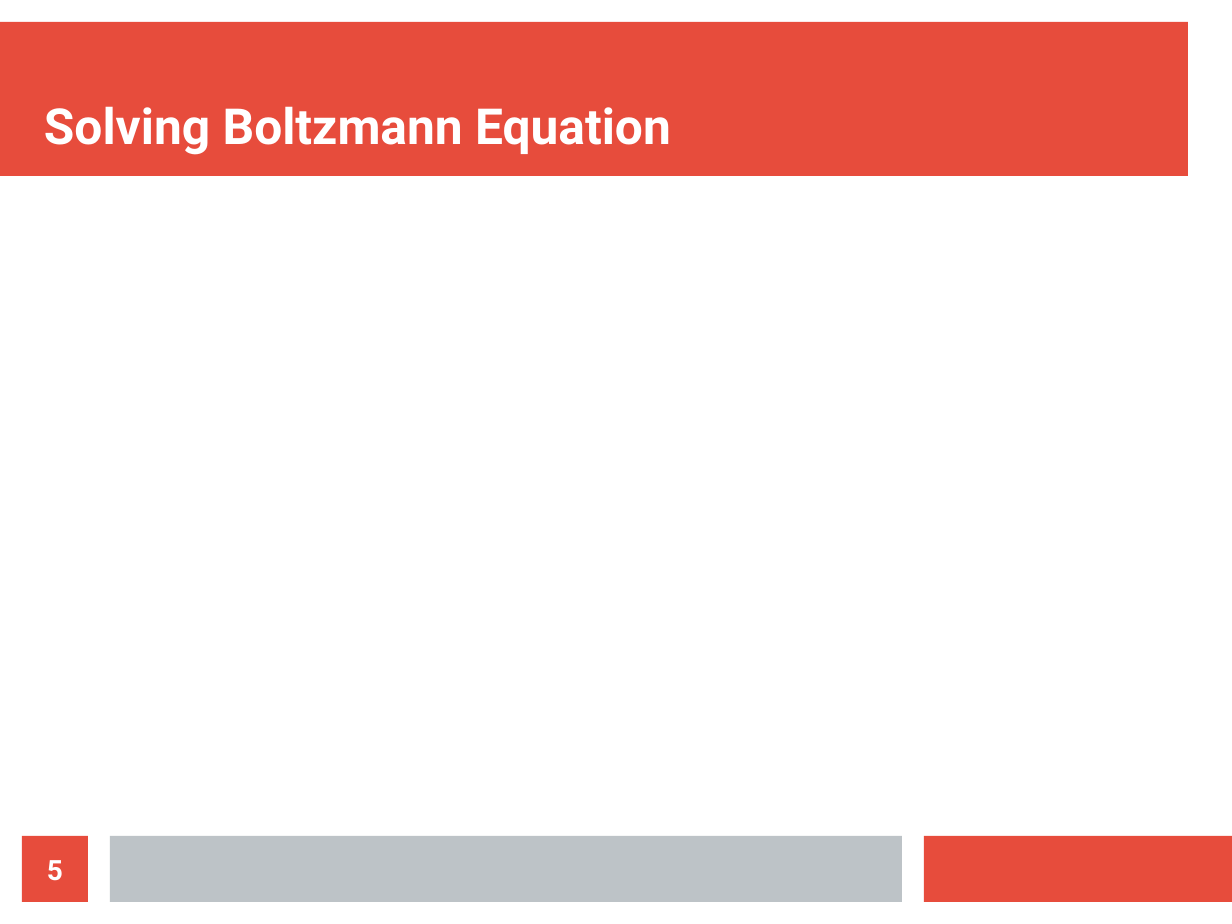
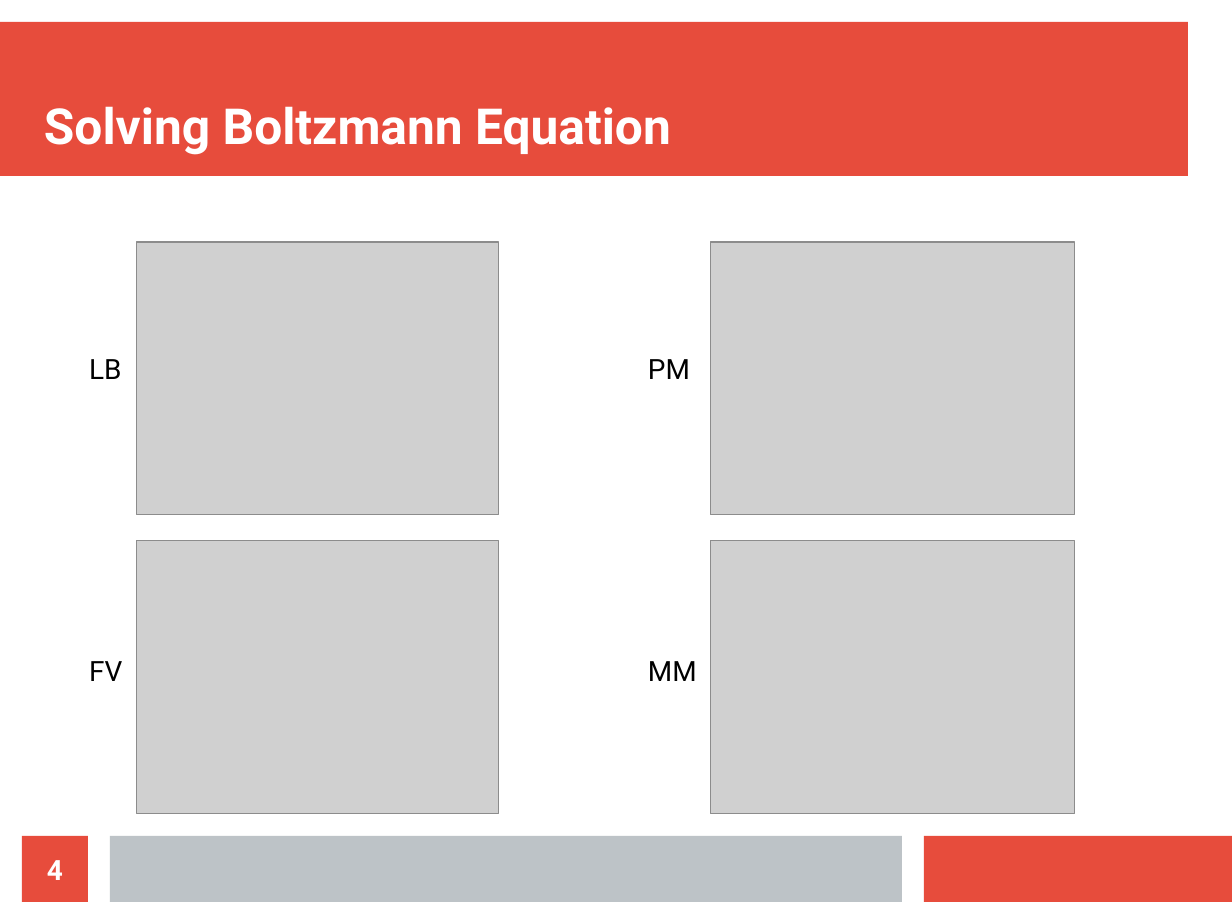
Before and after one commit to ClarkGuilty/2018, a slide deck: slide 4 of MOCa/diap.odp (slide 5 before the commit). Drawn at 1232x924 pixels with LibreOffice and Linux fonts; fonts in the diff are those of the drawing; grey boxes stand for pictures. Boxes give left, top, right and bottom in pixels: in the first picture for what was removed or moved away, otherwise in the second. Text is boxed around its words. In the diff, an @@ line names an element or a change of style, - is before the commit and + after.

```diff
--- a/MOCa/diap.odp
+++ b/MOCa/diap.odp
@@ picture added at (136, 243, 499, 515) @@
@@ picture added at (710, 243, 1074, 515) @@
@@ text added at (89, 359, 121, 379), 18 pt, text #000000 @@
+LB
@@ text added at (648, 359, 690, 379), 18 pt, text #000000 @@
+PM
@@ picture added at (138, 541, 500, 814) @@
@@ picture added at (711, 541, 1075, 814) @@
@@ text added at (89, 661, 122, 681), 18 pt, text #000000 @@
+FV
@@ text added at (648, 661, 697, 681), 18 pt, text #000000 @@
+MM
@@ page number at (47, 860, 63, 880): text changed @@
-5
+4
```
Also in this commit, not shown: 3 other slides changed, 3 slides added, 3 slides removed, 14 other files.
